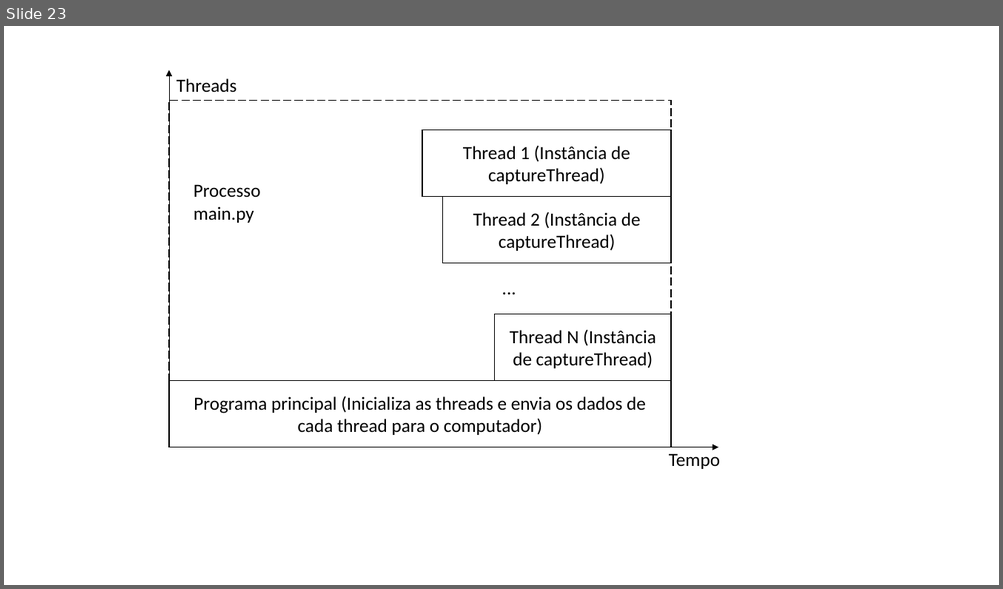
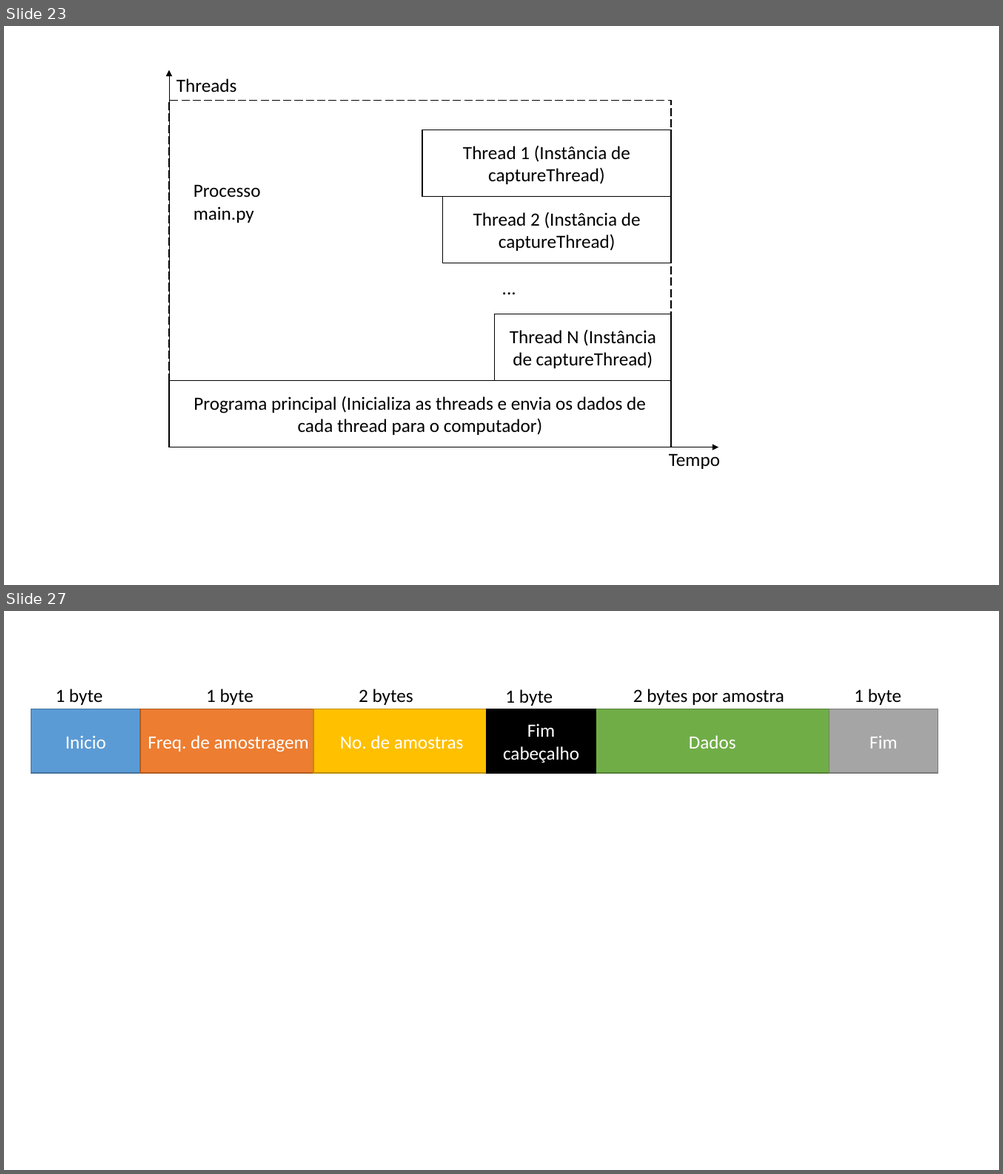
Before and after one commit to lucaslrodri/tcc_ufba, a slide deck: Word/Figuras.pptx. Shown one above the other, each under a label of ours: slide 23 before the commit, slides 23 and 27 after it; the slides between them are not shown. The pictures are 1003x589 and 1003x1174 pixels, drawn with LibreOffice and Linux fonts; fonts in the diff are those of the drawing. Boxes give left, top, right and bottom in pixels: in the first picture for what was removed or moved away, otherwise in the second. Text is boxed around its words. In the diff, an @@ line names an element or a change of style, - is before the commit and + after.

```diff
--- a/Word/Figuras.pptx
+++ b/Word/Figuras.pptx
@@ slide 27 added at (x1=4, y1=611, x2=999, y2=1170), background #FFFFFF @@
@@ group added at (x1=31, y1=689, x2=938, y2=774): 6 rectangles, 6 texts @@
+Inicio
+Freq. de amostragem
+1 byte
+1 byte
+Dados
+2 bytes por amostra
+No. de amostras
+2 bytes
+Fim
+1 byte
+Fim cabeçalho
+1 byte
```
Also in this commit, not shown: 3 other slides added, 19 other files.
